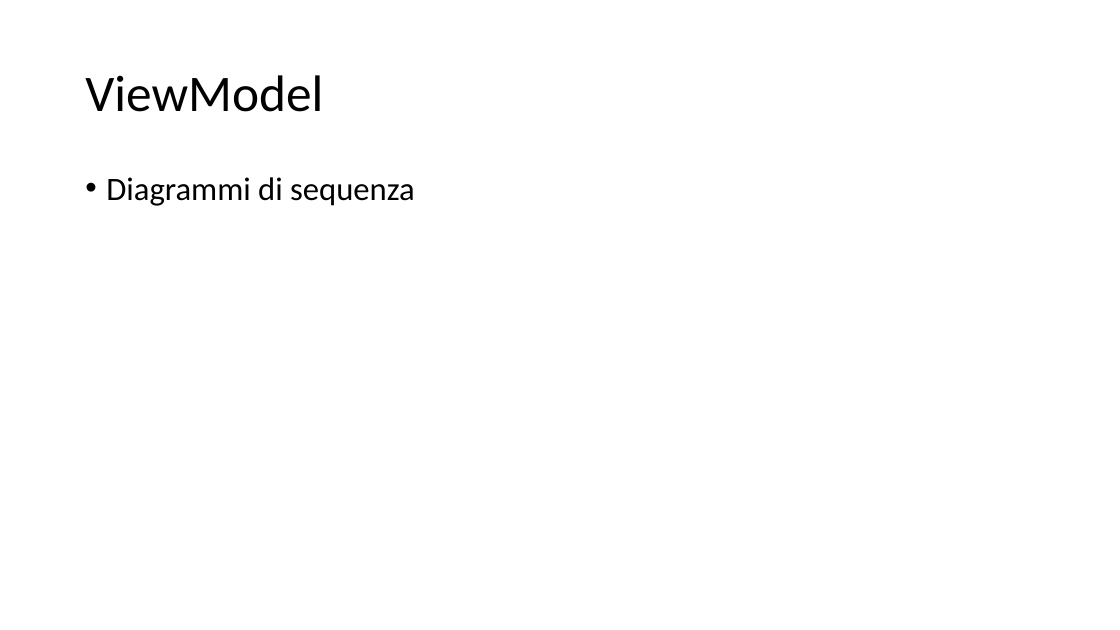
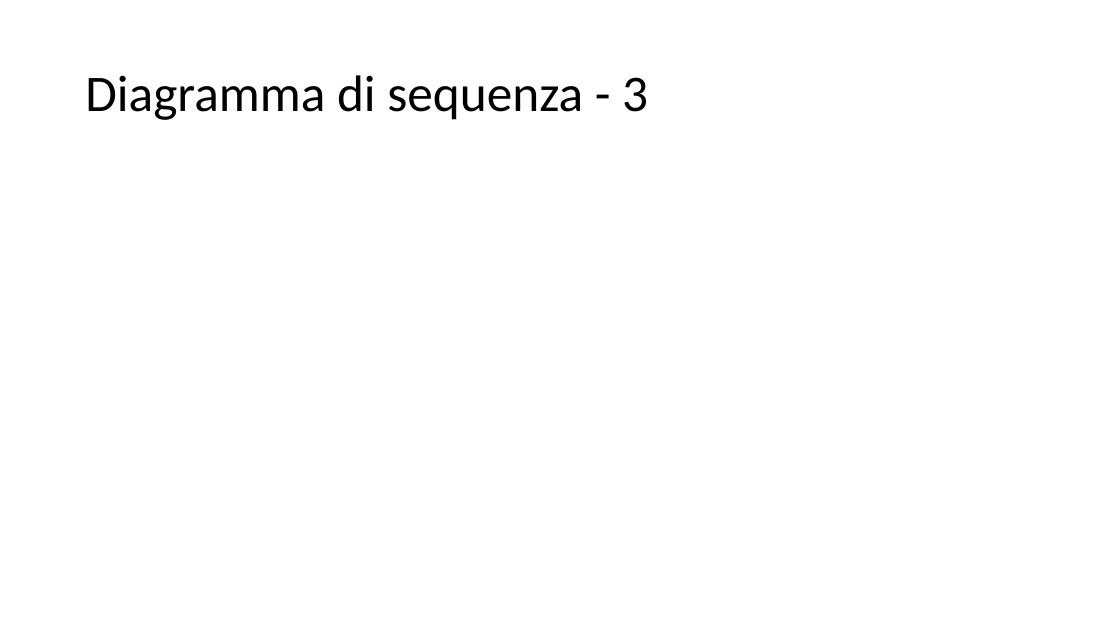
Before and after one commit to Italiaracerx/progettoSWE, a slide deck: slide 12 of Presentazioni/Presentazioni PB/Presentazione PB.pptx. Drawn at 1120x630 pixels with LibreOffice and Linux fonts; fonts in the diff are those of the drawing. Boxes give left, top, right and bottom in pixels: in the first picture for what was removed or moved away, otherwise in the second. Text is boxed around its words. In the diff, an @@ line names an element or a change of style, - is before the commit and + after.

```diff
--- a/Presentazioni/Presentazioni PB/Presentazione PB.pptx
+++ b/Presentazioni/Presentazioni PB/Presentazione PB.pptx
@@ title at box(85, 75, 648, 120): text changed @@
-ViewModel
+Diagramma di sequenza - 3
@@ text removed at box(106, 177, 415, 206) @@
-• Diagrammi di sequenza
```
Also in this commit, not shown: 1 other slide changed, 2 slides added, 2 slides removed.
